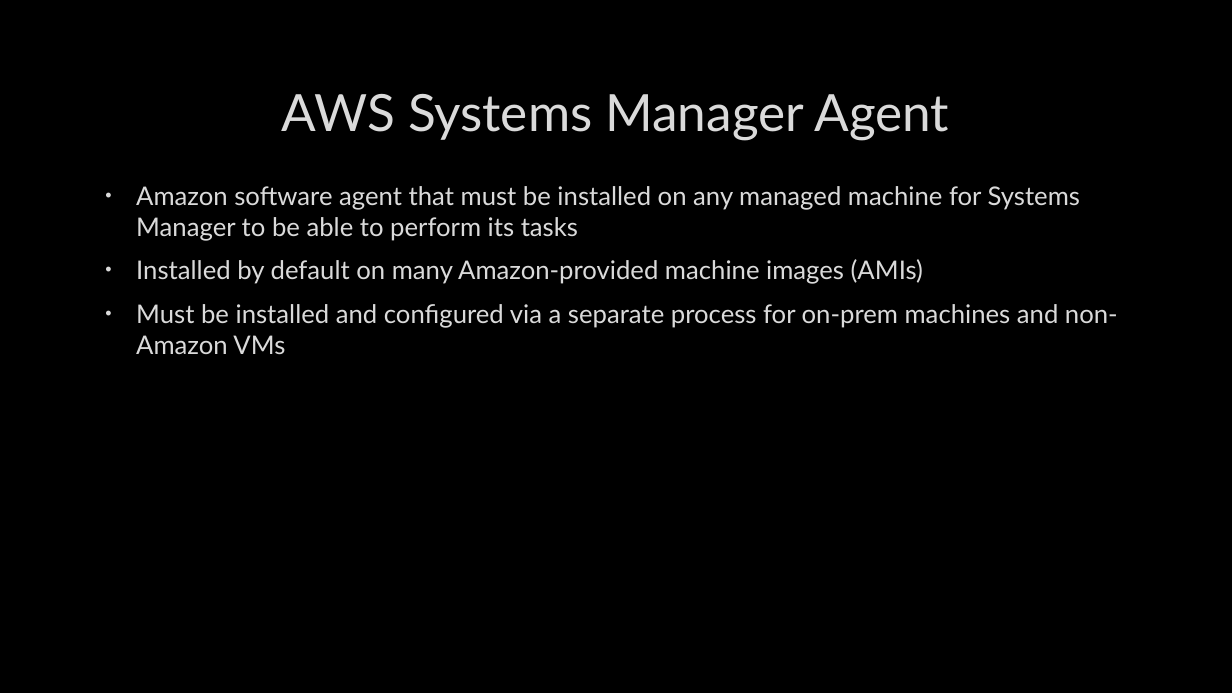
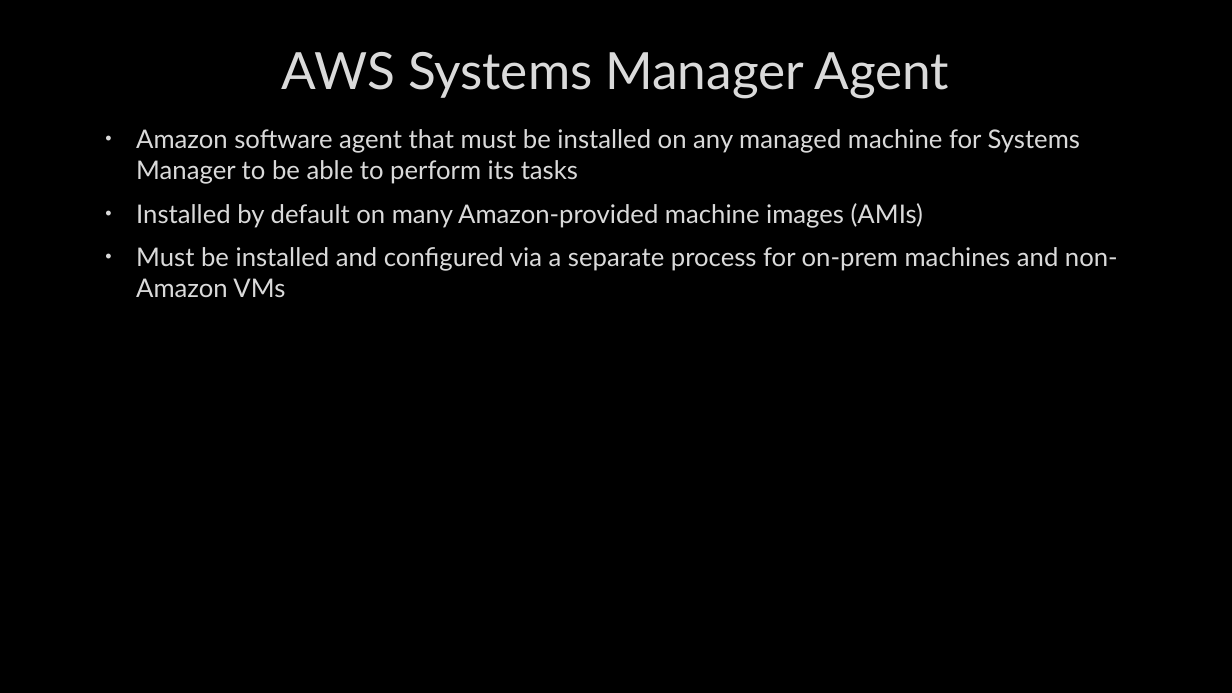
Before and after one commit to mcbobke/AWSPowerShellDemo, a slide deck: slide 8 of AWSPowerShellDemo.pptx (slide 7 before the commit). Drawn at 1232x693 pixels with LibreOffice and Linux fonts; fonts in the diff are those of the drawing; background and template pictures are left out. Boxes give left, top, right and bottom in pixels: in the first picture for what was removed or moved away, otherwise in the second. Text is boxed around its words. In the diff, an @@ line names an element or a change of style, - is before the commit and + after.

```diff
--- a/AWSPowerShellDemo.pptx
+++ b/AWSPowerShellDemo.pptx
@@ title "AWS Systems Manager Agent": place and size @@
-title "AWS Systems Manager Agent" at <box>282,94,949,140</box>
+title "AWS Systems Manager Agent" at <box>282,52,949,99</box>
@@ text "Amazon software agent that must ...": place and size @@
-text "Amazon software agent that must ..." at <box>136,186,1118,354</box>
+text "Amazon software agent that must ..." at <box>136,129,1118,297</box>
```
Also in this commit, not shown: 7 other slides changed, 1 slide added, 1 other file.
